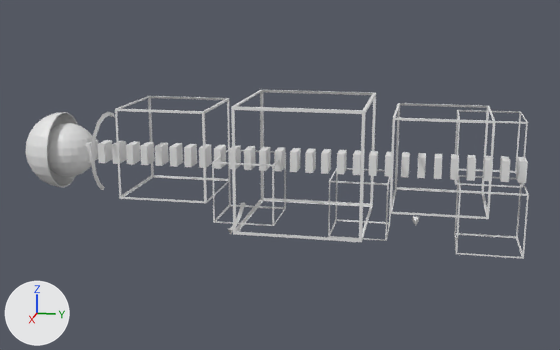
Renders of the OBJ model Assets/Models/UpperArm/bras_0001.obj from each side of a commit.
Before and after are seen from a camera (50 mm lens) standing at (1.256, 0.279, 0.287) and looking at (-0.027, 0.022, -0.034). The lights are fixed; the arrows at lower left show +X, +Y and +Z. Where no turn or scale is listed for an object, it has been applied to the vertices. Vertices at the same position are counted once.

Names of what the first picture shows: 'bras_0001'.
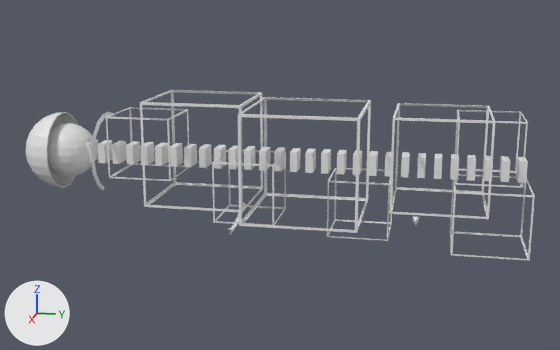
What differs and where, as boxes (x1, y1, x2, y2) in the pictures (560 x 350 px; the box of a moved part takes in the faces that stretch with it):
'bras_0001', reshaped
    before: (25, 90, 529, 259)
    after: (25, 90, 535, 261)
part 1 of me_bras_0001, moved or reshaped
    before: (231, 90, 376, 242)
    after: (106, 107, 189, 181)
part 2 of me_bras_0001, moved or reshaped
    before: (454, 175, 529, 259)
    after: (450, 174, 535, 261)
part 3 of me_bras_0001, moved or reshaped
    before: (115, 96, 230, 203)
    after: (140, 90, 263, 212)
part 4 of me_bras_0001, moved or reshaped
    before: (328, 168, 391, 241)
    after: (327, 168, 393, 241)
part 5 of me_bras_0001, added
    after: (238, 97, 371, 233)

What changed in the scene script:
```text
Change me_bras_0001:
    where me_bras_0001.from_pydata(...)  # 995 vertices, 898 faces; spans x -0.154..0.103, y -0.431..0.426, z -0.15..0.103
    used by ob_bras_0001; location = (0.0, 0.0, 0.0)
    me_bras_0001 part 1: the loose piece of 32 vertices spanning x -0.103..0.103, y -0.028..0.178, z -0.103..0.103 is scaled about its middle by (0.5, 0.524, 0.5), then moved by (0.025, -0.269, 0.024)
    me_bras_0001 part 2: the loose piece of 32 vertices spanning x -0.039..0.064, y 0.322..0.426, z -0.126..-0.023 is scaled about its middle by (1.14, 1.15, 1)
    me_bras_0001 part 3: the loose piece of 32 vertices spanning x -0.061..0.091, y -0.225..-0.076, z -0.058..0.092 is scaled about its middle by (1, 1.12, 1.16), then moved by (0.0, 0.051, 0.0)
    me_bras_0001 part 4: the loose piece of 32 vertices spanning x -0.154..-0.051, y 0.105..0.208, z -0.15..-0.047 is scaled about its middle by (1, 1.05, 1)
    me_bras_0001 part 5: the loose piece of 32 vertices spanning x -0.103..0.103, y -0.028..0.178, z -0.103..0.103 is copied, and the copy is scaled about its middle by (0.931, 0.923, 0.878); it spans x -0.096..0.096, y -0.02..0.17, z -0.091..0.091
```
